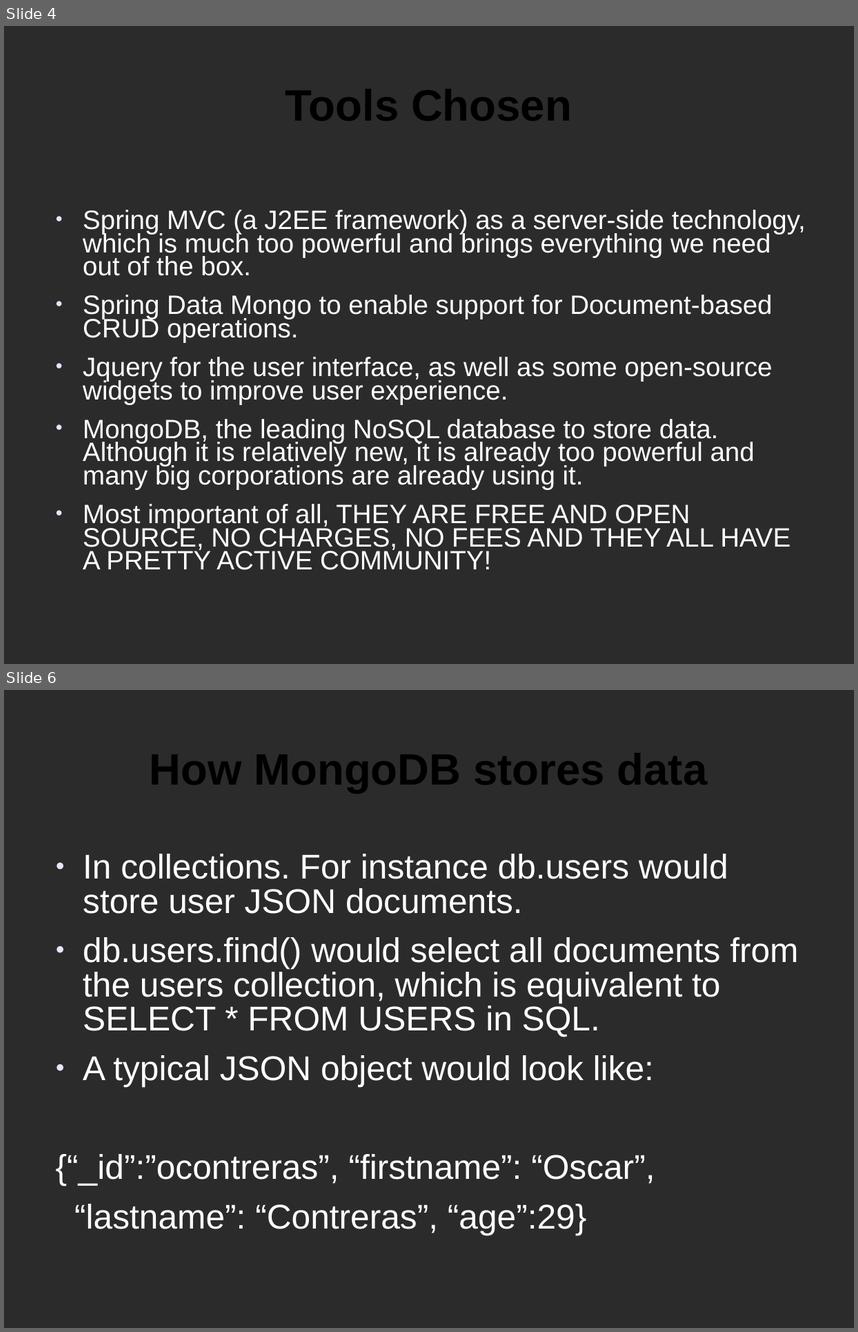
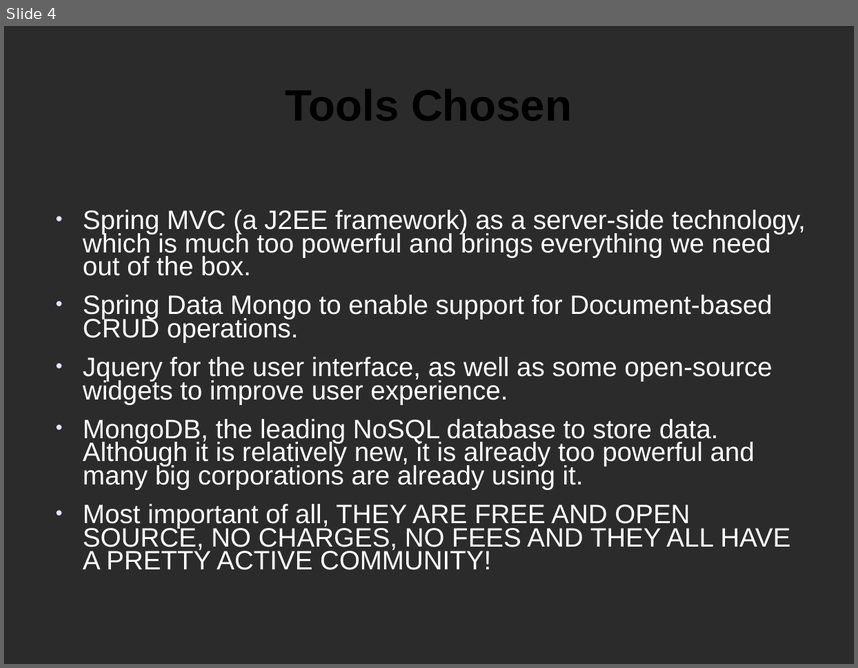
Before and after one commit to occ1983/eObservatory, a slide deck: eObservatory/NASA_PRESENTATION.ppt. Shown one above the other, each under a label of ours: slides 4 and 6 before the commit, slide 4 after it; the slides between them are not shown. The pictures are 858x1332 and 858x668 pixels, drawn with LibreOffice and Linux fonts; fonts in the diff are those of the drawing; background and template pictures are left out; a plain dark background stands for a picture behind light text. Boxes give left, top, right and bottom in pixels: in the first picture for what was removed or moved away, otherwise in the second. Text is boxed around its words. In the diff, an @@ line names an element or a change of style, - is before the commit and + after.

```diff
--- a/eObservatory/NASA_PRESENTATION.ppt
+++ b/eObservatory/NASA_PRESENTATION.ppt
@@ slide 6 removed at bbox=[4, 690, 854, 1328], background picture (left out) @@
@@ title removed at bbox=[150, 753, 708, 793] @@
-How MongoDB stores data
@@ text removed at bbox=[56, 854, 798, 1234] @@
-● In collections. For instance db.users would store user JSON documents.
-● db.users.find() would select all documents from the users collection, which is equivalent to SELECT * FROM USERS in SQL.
-● A typical JSON object would look like:
-{“_id”:”ocontreras”, “firstname”: “Oscar”,
-“lastname”: “Contreras”, “age”:29}
```
Also in this commit, not shown: 1 slide changed, 1 slide added, 2 other slides removed.
